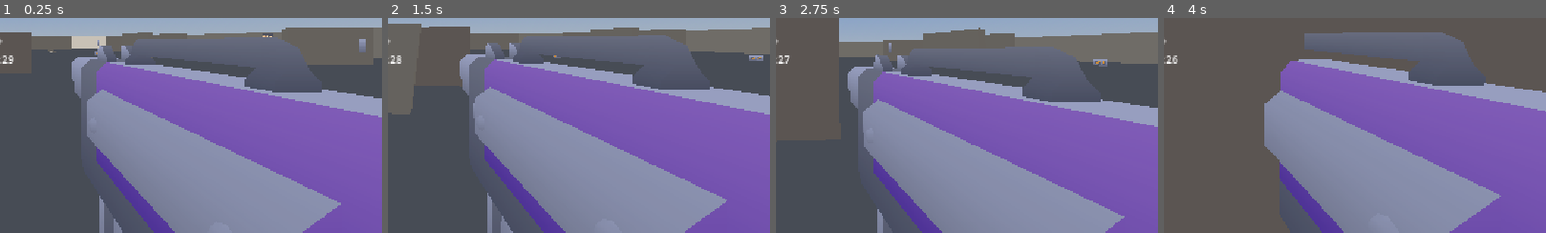
Above: before the commit, frames 1-4 (left to right).
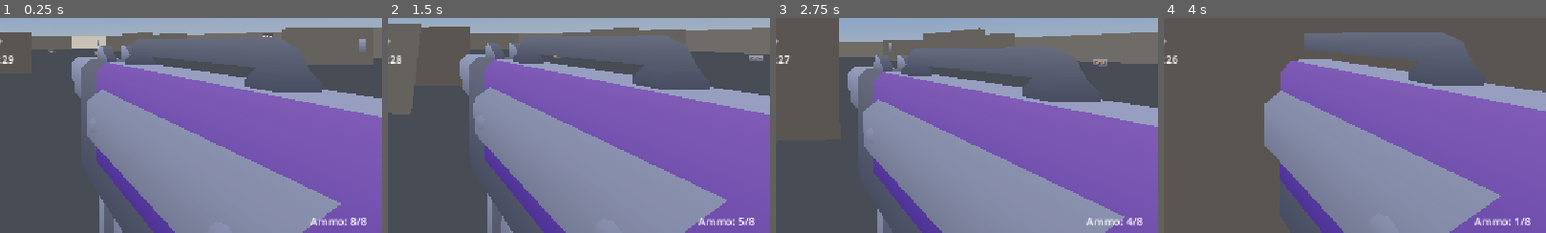
Above: after the commit, the same moments.

Repository: vukmark/figor
Game: Godot game, scene res://scenes/main/Main.tscn
The game is run twice, just before and just after one commit, with the same random seed, the same clock (stepped at 60 frames per second) and the same inputs.
Inputs (mouse positions are % of the whole screen's width and height, from its top left):
- Up to frame 1 (0.25 s): no input
- Up to frame 2 (1.5 s): move the mouse to (55, 50) at 0.52 s; press the mouse at (55, 50) at 0.53 s; hold W (move_forward) from 0.53 s (still down); tap Space (jump) at 0.77 s; move the mouse to (45, 50) at 1.27 s; release the mouse at (45, 50) at 1.28 s; click (45, 50) at 1.35 s
- Up to frame 3 (2.75 s): keep holding W (move_forward); tap Space (jump) at 1.52 s; move the mouse to (52, 48) at 2.02 s; hold Shift (sprint) from 2.03 s (still down); click (52, 48) at 2.3 s
- Up to frame 4 (4 s): keep holding W (move_forward); move the mouse to (49, 52) at 2.77 s; release Shift (sprint) at 2.78 s; tap Tab (toggle_scoreboard) at 2.85 s; tap Space (jump) at 3.02, 3.77 s; click (49, 52) at 3.05 s; move the mouse to (57, 51) at 3.52 s; press the mouse at (57, 51) at 3.53 s
The pictures show only the part of the screen within x 50-100%, y 45-95%; the shares and areas given below are measured in that part.

The runs differ from the first frame. In frame 1, 0.3% of the frame differs, in the area x 81-96%, y 92-97%; in frame 2, 0.3%; in frame 3, 0.3%; in frame 4, 0.3%.

Commit message:
Add ammo limit and reload

Diff:
--- a/scenes/ui/HUD.tscn
+++ b/scenes/ui/HUD.tscn
@@ -52,6 +52,21 @@
 offset_bottom = -64.0
 mouse_filter = 2
 text = "Head: 0%"
+
+[node name="AmmoLabel" type="Label" parent="."]
+layout_mode = 1
+anchors_preset = 3
+anchor_left = 1.0
+anchor_top = 1.0
+anchor_right = 1.0
+anchor_bottom = 1.0
+offset_left = -224.0
+offset_top = -64.0
+offset_right = -24.0
+offset_bottom = -40.0
+mouse_filter = 2
+text = "Ammo: 8/8"
+horizontal_alignment = 2
 
 [node name="KillFeed" type="VBoxContainer" parent="."]
 layout_mode = 1
--- a/scripts/ui/HUD.gd
+++ b/scripts/ui/HUD.gd
@@ -11,6 +11,7 @@
 @onready var kill_feed: VBoxContainer = $KillFeed
 @onready var crosshair: Label = $Crosshair
 @onready var timer_label: Label = $MatchTimerLabel
+@onready var ammo_label: Label = $AmmoLabel
 @onready var scoreboard_panel: Control = $ScoreboardPanel
 @onready var scoreboard_rows: VBoxContainer = $ScoreboardPanel/VBoxContainer/Rows
 @onready var game_over_panel: Control = $GameOverPanel
@@ -35,6 +36,10 @@
 			var weapon: Node = _local_character.weapon_mount.get_child(0)
 			if weapon and weapon.has_signal("hit_character"):
 				weapon.hit_character.connect(_on_hit_character)
+			if weapon and weapon.has_signal("ammo_changed"):
+				weapon.ammo_changed.connect(_on_ammo_changed)
+				weapon.reload_started.connect(_on_reload_started)
+				_on_ammo_changed(weapon.current_ammo, weapon.magazine_size)
 	else:
 		health_bar.max_value = _local_character.health.max_health
 		health_bar.value = _local_character.health.current_health
@@ -63,6 +68,14 @@
 		if is_instance_valid(crosshair):
 			crosshair.remove_theme_color_override("font_color")
 	)
+
+
+func _on_ammo_changed(current: int, max_ammo: int) -> void:
+	ammo_label.text = "Ammo: %d/%d" % [current, max_ammo]
+
+
+func _on_reload_started(_reload_time: float) -> void:
+	ammo_label.text = "Reloading..."
 
 
 func _find_local_character() -> Character:
--- a/scripts/util/Constants.gd
+++ b/scripts/util/Constants.gd
@@ -32,6 +32,10 @@
 const WEAPON_DAMAGE := 14.0
 const WEAPON_RANGE := 100.0
 const WEAPON_COOLDOWN := 0.35
+## A full magazine (8 rounds) roughly matches one kill from full HP if every
+## shot lands — miss even one and you're reloading mid-fight.
+const WEAPON_MAGAZINE_SIZE := 8
+const WEAPON_RELOAD_TIME := 1.8
 
 ## At ratio=1.0 (fully grown head) the radius/damage below are tuned to
 ## realistically wipe out most/all of the 100x100 arena — anyone within
--- a/scripts/weapons/WeaponHitscan.gd
+++ b/scripts/weapons/WeaponHitscan.gd
@@ -6,6 +6,9 @@
 ## `fired` so listeners (e.g. a hit-marker on the HUD) don't need to inspect
 ## the hit collider themselves.
 signal hit_character()
+## Ammo state, for a HUD counter to listen to.
+signal ammo_changed(current: int, max_ammo: int)
+signal reload_started(reload_time: float)
 
 const TRACER_LIFETIME := 0.08
 const MUZZLE_FLASH_LIFETIME := 0.05
@@ -13,26 +16,48 @@
 @export var damage := Constants.WEAPON_DAMAGE
 @export var weapon_range := Constants.WEAPON_RANGE
 @export var cooldown := Constants.WEAPON_COOLDOWN
+@export var magazine_size := Constants.WEAPON_MAGAZINE_SIZE
+@export var reload_time := Constants.WEAPON_RELOAD_TIME
+
+var current_ammo: int
+var is_reloading := false
 
 var _cooldown_remaining := 0.0
+var _reload_time_remaining := 0.0
 var _character: Character
 
 
 func _ready() -> void:
 	_character = _find_character(self)
+	current_ammo = magazine_size
 
 
 func _process(delta: float) -> void:
 	_cooldown_remaining = max(_cooldown_remaining - delta, 0.0)
 
+	if is_reloading:
+		_reload_time_remaining -= delta
+		if _reload_time_remaining <= 0.0:
+			is_reloading = false
+			current_ammo = magazine_size
+			ammo_changed.emit(current_ammo, magazine_size)
+
 
 ## Server-side only in practice (Stage 1 authority owns every Character, so
 ## this always runs on the server) — resolves the shot and applies damage
-## directly rather than trusting any client-side aim.
+## directly rather than trusting any client-side aim. No manual reload input:
+## the magazine auto-reloads the instant it empties, which works identically
+## for the player and bots without any bot-side special-casing.
 func try_fire() -> void:
-	if _cooldown_remaining > 0.0 or _character == null or GameManager.match_over:
+	if _cooldown_remaining > 0.0 or _character == null or GameManager.match_over or is_reloading:
 		return
+	if current_ammo <= 0:
+		_start_reload()
+		return
+
 	_cooldown_remaining = cooldown
+	current_ammo -= 1
+	ammo_changed.emit(current_ammo, magazine_size)
 
 	var cam := _character.camera
 	var from := cam.global_transform.origin
@@ -59,6 +84,12 @@
 	if collider is Character and collider != _character:
 		collider.health.take_damage(damage, _character.player_id)
 		hit_character.emit()
+
+
+func _start_reload() -> void:
+	is_reloading = true
+	_reload_time_remaining = reload_time
+	reload_started.emit(reload_time)
 
 
 func _spawn_muzzle_flash() -> void:
Not shown, changed: PLAN.md
